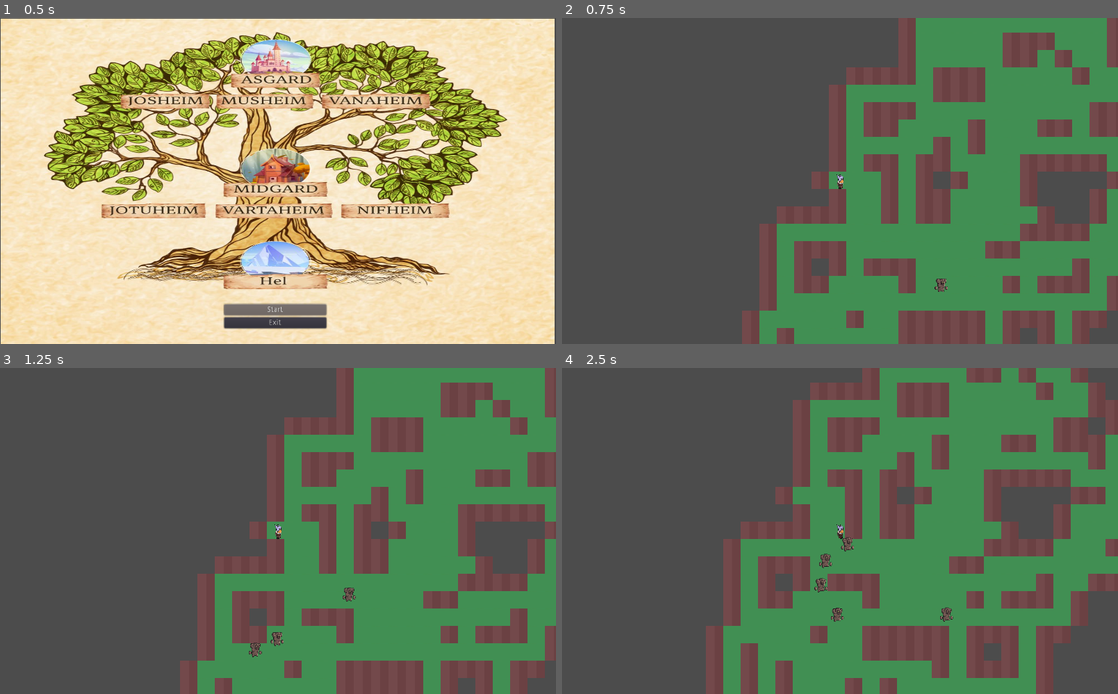
Above: before the commit, frames 1-4 (two rows, left to right).
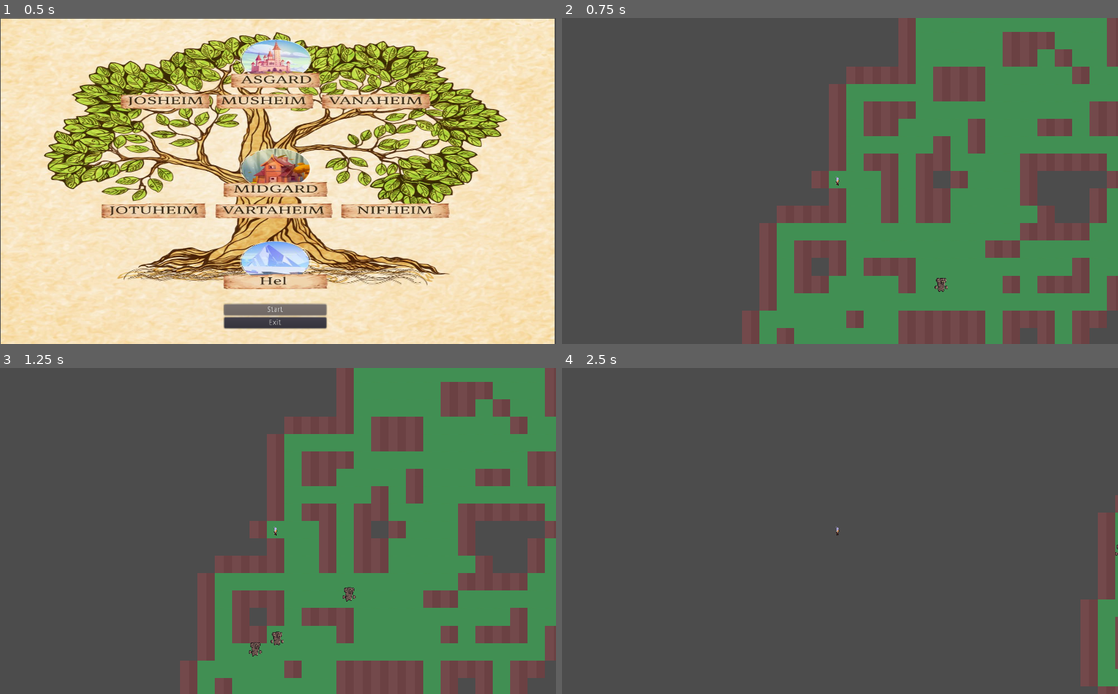
Above: after the commit, the same moments.

Repository: majg8a/game_jam_project_2023
Game: Godot game, scene res://Scenes/Menu.tscn
The game is run twice, just before and just after one commit, with the same random seed, the same clock (stepped at 60 frames per second) and the same inputs.
Inputs:
- Up to frame 1 (0.5 s): no input
- Up to frame 2 (0.75 s): click "Start" at 0.5 s
- Up to frame 3 (1.25 s): no input
- Up to frame 4 (2.5 s): tap Enter (ui_accept) at 1.25, 2.1, 2.27 s; hold Right (right) 1.28-2.03 s; hold Enter (ui_accept) 1.28-2.03 s; hold S (down) from 2.03 s (still down)

Frame 1 is identical in both runs. In frame 2, 0.7% of the frame differs, in the area x 35-100%, y 4-85%; in frame 3, 0.8%; in frame 4, 61%, in the area x 25-100%, y 0-100%.

Commit message:
feat: attack(?

Diff:
--- a/Scenes/Menu.tscn
+++ b/Scenes/Menu.tscn
@@ -15,9 +15,6 @@
 anchor_right = 1.0
 anchor_bottom = 1.0
 script = ExtResource( 2 )
-__meta__ = {
-"_edit_use_anchors_": false
-}
 
 [node name="Menu" type="Sprite" parent="."]
 position = Vector2( 511.875, 301 )
--- a/Scenes/enemy.tscn
+++ b/Scenes/enemy.tscn
@@ -38,6 +38,9 @@
 "values": [ 0 ]
 }
 
+[sub_resource type="RectangleShape2D" id=4]
+extents = Vector2( 21, 21 )
+
 [node name="Golem" type="KinematicBody2D"]
 script = ExtResource( 2 )
 
@@ -54,3 +57,10 @@
 [node name="AnimationPlayer" type="AnimationPlayer" parent="."]
 anims/GolemWalk = SubResource( 2 )
 anims/RESET = SubResource( 3 )
+
+[node name="Area2D" type="Area2D" parent="."]
+
+[node name="CollisionShape2D" type="CollisionShape2D" parent="Area2D"]
+shape = SubResource( 4 )
+
+[connection signal="body_entered" from="Area2D" to="." method="_on_Area2D_body_entered"]
--- a/Scenes/player.tscn
+++ b/Scenes/player.tscn
@@ -1,10 +1,10 @@
-[gd_scene load_steps=9 format=2]
+[gd_scene load_steps=10 format=2]
 
 [ext_resource path="res://script/player.gd" type="Script" id=1]
 [ext_resource path="res://assets/Player/attacking/spritesheet (7).png" type="Texture" id=3]
 
 [sub_resource type="RectangleShape2D" id=1]
-extents = Vector2( 8, 13.9235 )
+extents = Vector2( 8, 8 )
 
 [sub_resource type="Animation" id=2]
 resource_name = "Attack"
@@ -71,20 +71,21 @@
 }
 
 [sub_resource type="RectangleShape2D" id=6]
-extents = Vector2( 7.25, 13.25 )
+extents = Vector2( 8, 8 )
+
+[sub_resource type="RectangleShape2D" id=7]
 
 [node name="Player" type="KinematicBody2D"]
 position = Vector2( 53, 24 )
 script = ExtResource( 1 )
 
 [node name="CollisionShape2D" type="CollisionShape2D" parent="."]
-position = Vector2( 1, 1.07655 )
 shape = SubResource( 1 )
 
 [node name="Sprite" type="Sprite" parent="."]
-show_behind_parent = true
-position = Vector2( 10.7188, 1.125 )
-scale = Vector2( 0.069125, 0.0525 )
+physics_interpolation_mode = 1
+scale = Vector2( 0.032, 0.032 )
+z_as_relative = false
 texture = ExtResource( 3 )
 hframes = 6
 
@@ -95,9 +96,16 @@
 anims/idle = SubResource( 5 )
 
 [node name="Area2D" type="Area2D" parent="."]
+position = Vector2( 0, 1 )
 
 [node name="CollisionShape2D" type="CollisionShape2D" parent="Area2D"]
-position = Vector2( 1, 1 )
 shape = SubResource( 6 )
 
+[node name="Attack" type="KinematicBody2D" parent="."]
+
+[node name="CollisionShape2D" type="CollisionShape2D" parent="Attack"]
+position = Vector2( 9, 0 )
+shape = SubResource( 7 )
+disabled = true
+
 [connection signal="body_entered" from="Area2D" to="." method="_on_Area2D_body_entered"]
--- a/script/World.gd
+++ b/script/World.gd
@@ -8,12 +8,6 @@
 var currentEnemyCount = 1
 const radiusVector =  Vector2(64, 64)
 onready var enemy_1 = preload("res://Scenes/enemy.tscn")
-
-
-func _physics_process(delta):
-	if player.muelto == true:
-		print('has muelto')
-		pass
 
 func _ready():
 	generate_level()
--- a/script/enemy.gd
+++ b/script/enemy.gd
@@ -27,5 +27,5 @@
 
 
 func _on_Area2D_body_entered(body):
-	body.get_name() == 'Player'
-	pass # Replace with function body.
+	if body.get_name() == 'Attack':
+		self.visible
--- a/script/player.gd
+++ b/script/player.gd
@@ -2,16 +2,16 @@
 
 var speed = 200
 var velocity = Vector2()
-
+onready var attack = $Attack.get_child(0)
 onready var sprite = $Sprite
 onready var animationPlayer = $AnimationPlayer
 
 var muelto = false
 
 func _physics_process(delta):
+	if muelto:
+		return
 	velocity = Vector2()
-
-
 	if Input.is_action_pressed("down") or Input.is_action_pressed("up") or Input.is_action_pressed("left") or Input.is_action_pressed("right"):
 		if Input.is_action_pressed("down"):
 
@@ -32,14 +32,17 @@
 		animationPlayer.play("Walk")
 	elif Input.is_action_pressed("ui_accept"):
 		animationPlayer.play("Attack")
+		attack.disabled = false
+
 	else:
 		animationPlayer.play("idle")
-
+		attack.disabled = true
 	move_and_slide(velocity)
 
 
 
 func _on_Area2D_body_entered(body):
-	body.get_name() == 'Golem'
-	muelto = true
-	pass # Replace with function body.
+#	if "Golem" in body.get_name():
+#		visible = false
+#		muelto = true
+	pass
Not shown: 1 places in Scenes/enemy.tscn that only renumber resources
